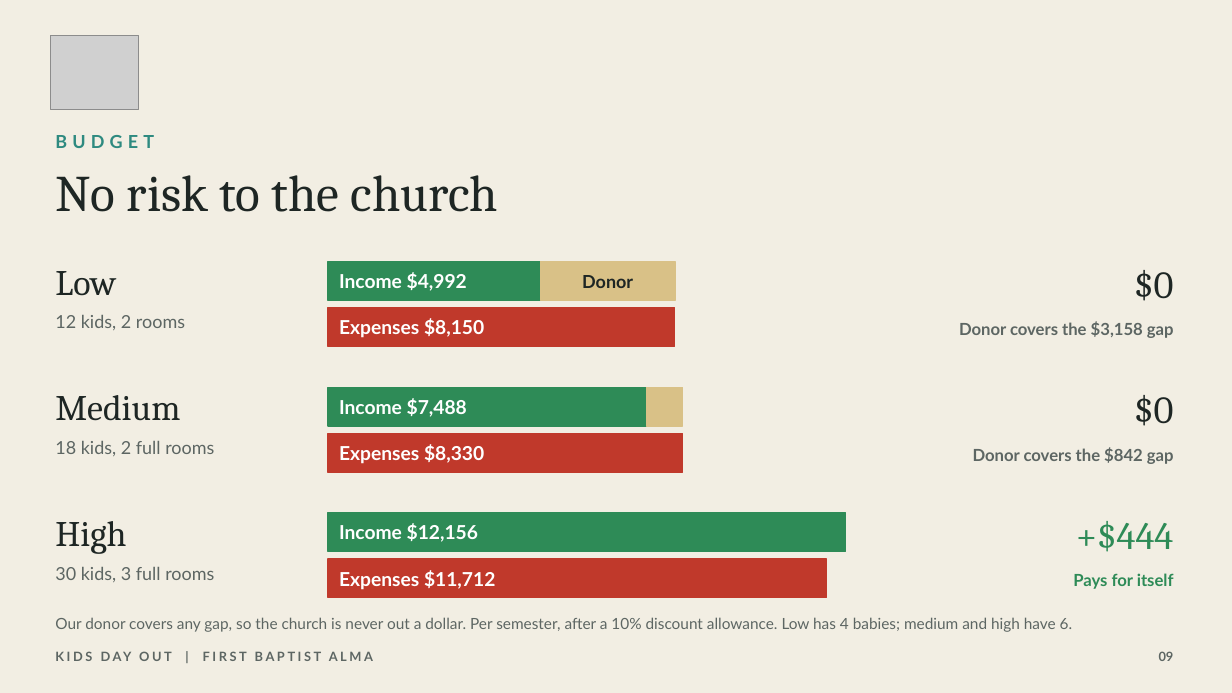
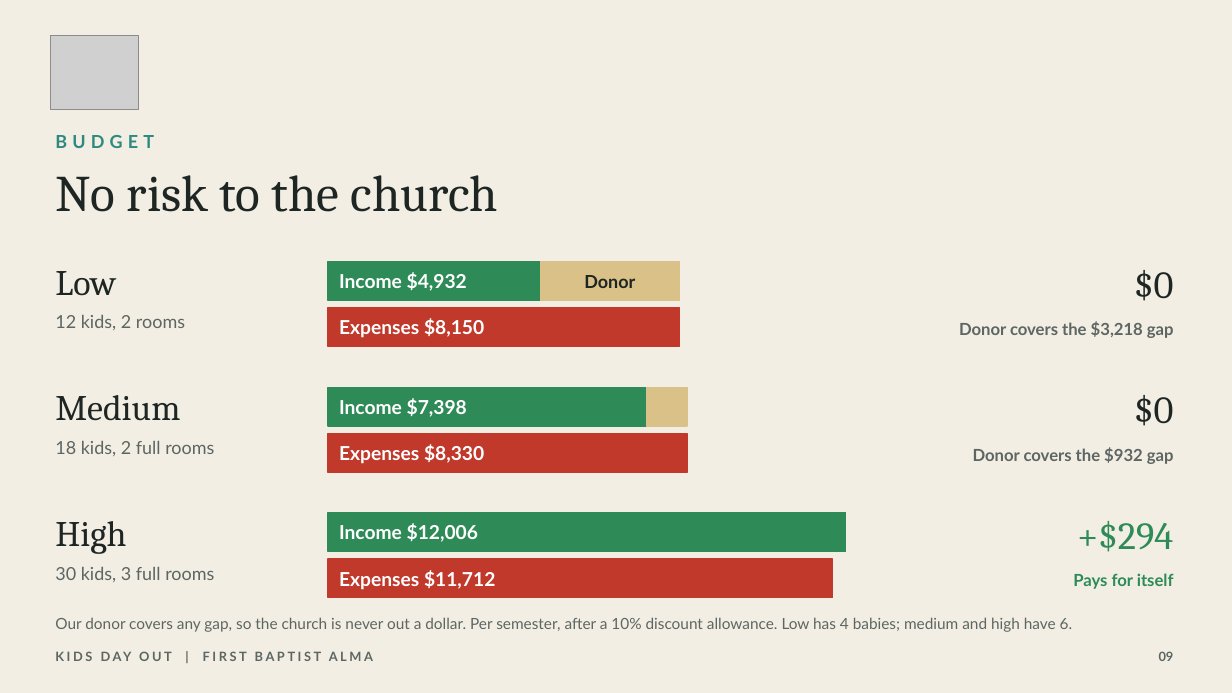
Before and after one commit to cgillum1/firstalma-kdo, a slide deck: slide 9 of docs/KDO-Proposal.pptx. Drawn at 1232x693 pixels with LibreOffice and Linux fonts; fonts in the diff are those of the drawing; grey boxes stand for pictures. Boxes give left, top, right and bottom in pixels: in the first picture for what was removed or moved away, otherwise in the second. Text is boxed around its words. In the diff, an @@ line names an element or a change of style, - is before the commit and + after.

```diff
--- a/docs/KDO-Proposal.pptx
+++ b/docs/KDO-Proposal.pptx
@@ rectangle: place and size @@
-rectangle at <box>541,262,675,300</box>
+rectangle at <box>541,262,679,300</box>
@@ text at <box>339,272,467,291</box>: text changed @@
-Income $4,992
+Income $4,932
@@ rectangle: place and size @@
-rectangle at <box>328,308,675,347</box>
+rectangle at <box>328,308,679,347</box>
@@ text at <box>959,321,1174,338</box>: text changed @@
-Donor covers the $3,158 gap
+Donor covers the $3,218 gap
@@ rectangle: place and size @@
-rectangle at <box>647,387,683,426</box>
+rectangle at <box>647,387,687,426</box>
@@ text at <box>339,398,467,417</box>: text changed @@
-Income $7,488
+Income $7,398
@@ rectangle: place and size @@
-rectangle at <box>328,433,683,472</box>
+rectangle at <box>328,433,688,472</box>
@@ text at <box>973,447,1174,464</box>: text changed @@
-Donor covers the $842 gap
+Donor covers the $932 gap
@@ text at <box>339,523,478,542</box>: text changed @@
-Income $12,156
+Income $12,006
@@ text at <box>1077,521,1173,552</box>: text changed @@
-+$444
++$294
@@ rectangle: place and size @@
-rectangle at <box>328,559,827,598</box>
+rectangle at <box>328,559,833,598</box>
```
Also in this commit, not shown: 3 other slides changed, 18 other files.
